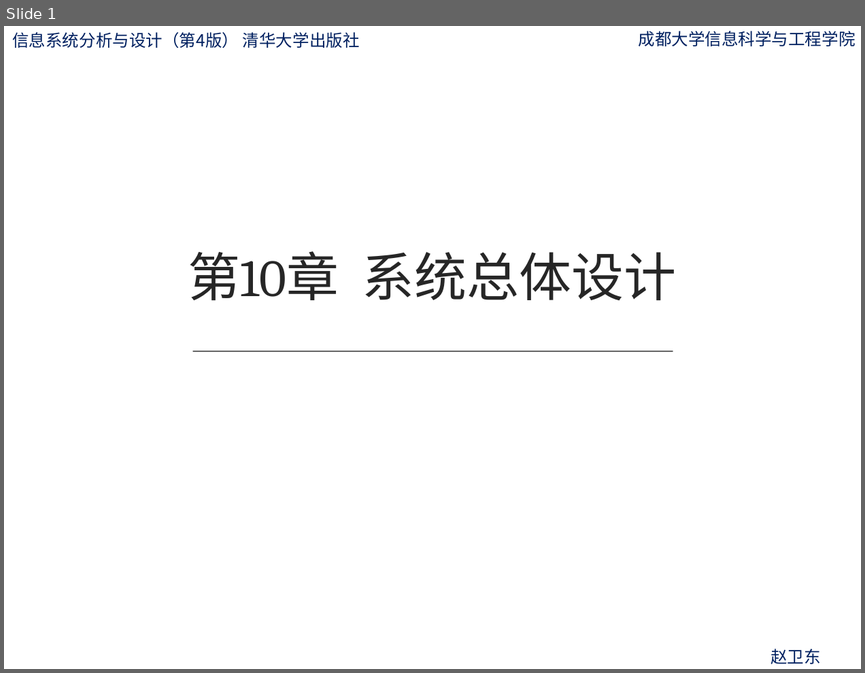
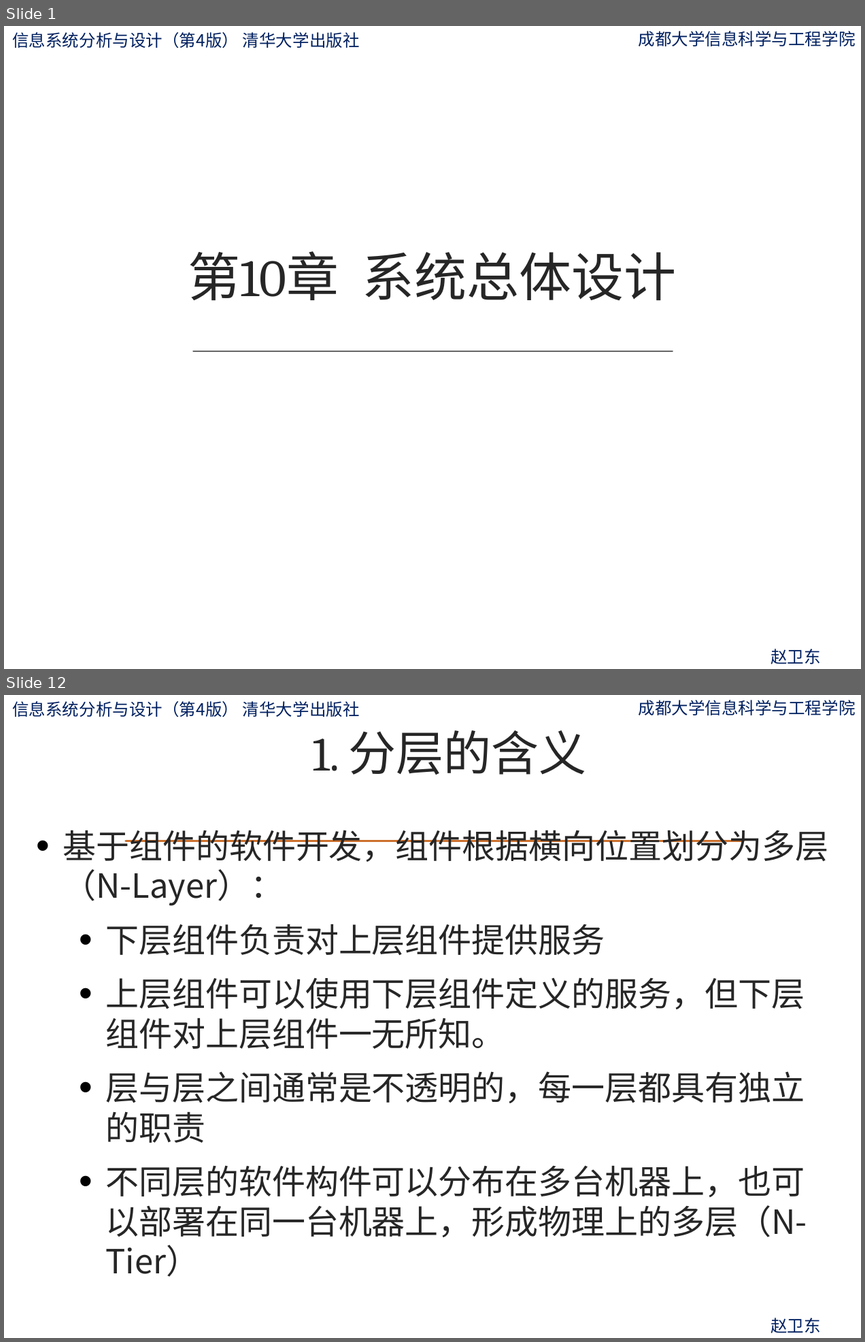
Before and after one commit to ylfagh/is_analysis-1, a slide deck: ppt/第10章-系统总体设计.pptx. Shown one above the other, each under a label of ours: slide 1 before the commit, slides 1 and 12 after it; the slides between them are not shown. The pictures are 865x673 and 865x1342 pixels, drawn with LibreOffice and Linux fonts; fonts in the diff are those of the drawing; background and template pictures are left out. Boxes give left, top, right and bottom in pixels: in the first picture for what was removed or moved away, otherwise in the second. Text is boxed around its words. In the diff, an @@ line names an element or a change of style, - is before the commit and + after.

```diff
--- a/ppt/第10章-系统总体设计.pptx
+++ b/ppt/第10章-系统总体设计.pptx
@@ slide 12 added at (x1=4, y1=695, x2=861, y2=1338), background picture (left out); not listed: 3 template elements that a slide beside it also shows @@
@@ title added at (x1=312, y1=730, x2=586, y2=775), 40 pt, text #262626 @@
+1. 分层的含义
@@ text added at (x1=63, y1=830, x2=828, y2=1276), 28 pt, text #262626 @@
+• 基于组件的软件开发，组件根据横向位置划分为多层（N-Layer）：
+  • 下层组件负责对上层组件提供服务
+  • 上层组件可以使用下层组件定义的服务，但下层组件对上层组件一无所知。
+  • 层与层之间通常是不透明的，每一层都具有独立的职责
+  • 不同层的软件构件可以分布在多台机器上，也可以部署在同一台机器上，形成物理上的多层（N-Tier）
@@ line added from (126, 841) to (743, 841), #CC702D 1.5 pt @@
```
Also in this commit, not shown: 199 other slides added, 21 slides removed, 1 other file.
